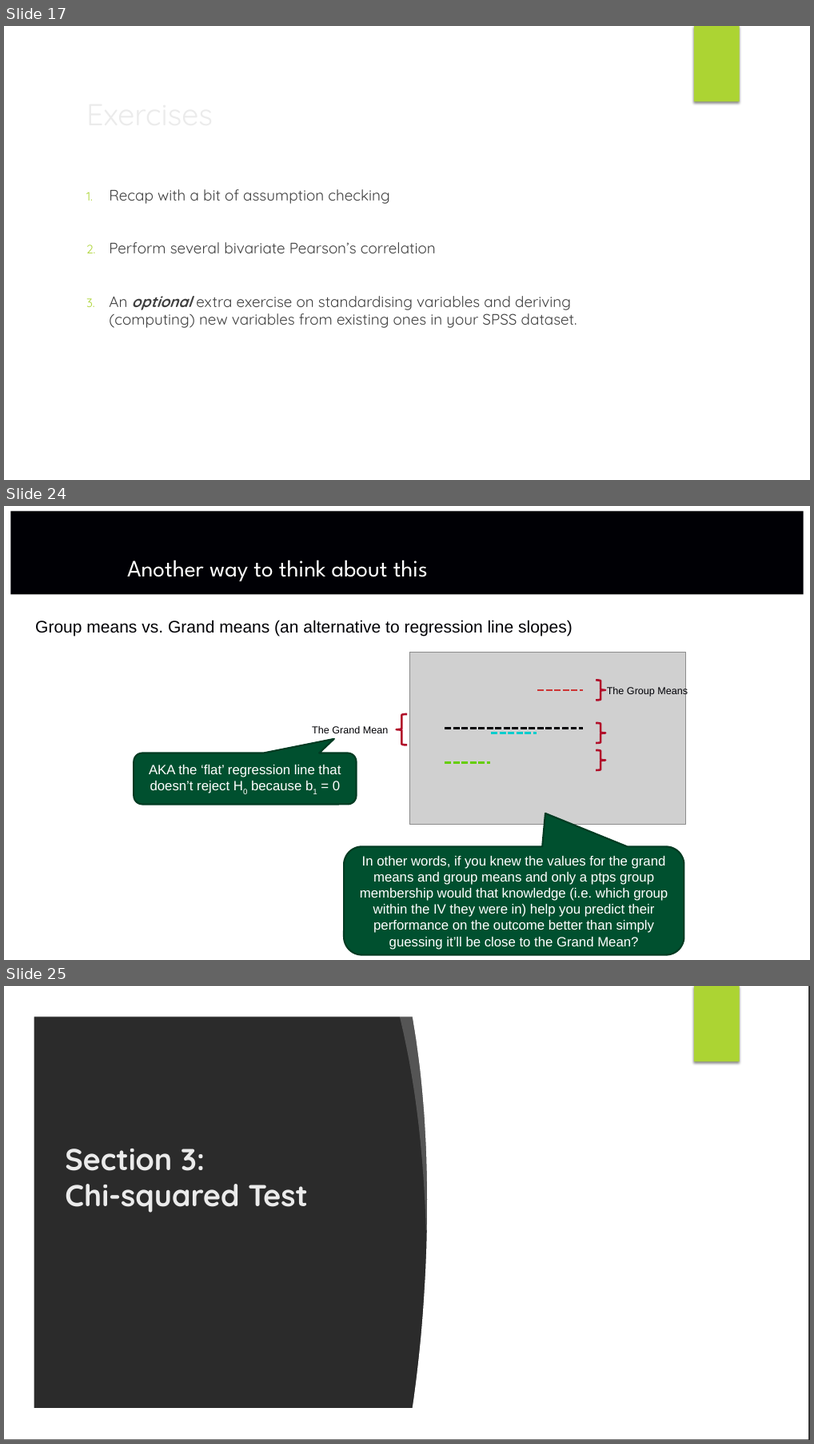
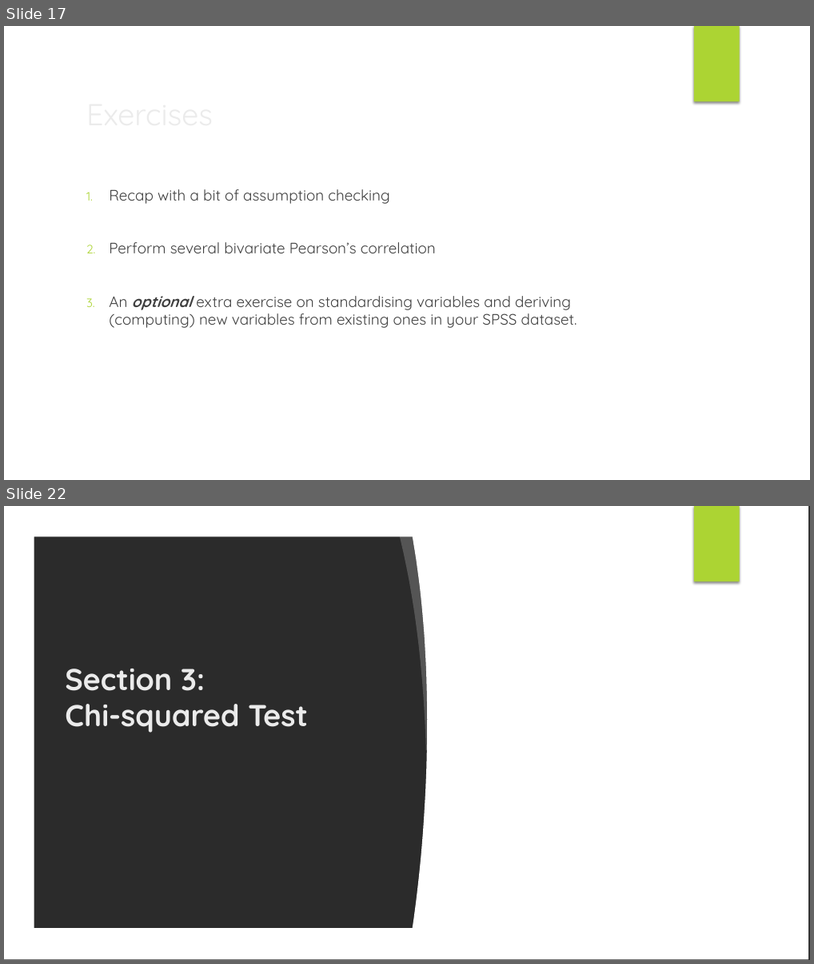
Before and after one commit to Liam-JB-Hill/CAP_pathway_Intro_to_Stats, a slide deck: docs/slides/Session3_master.pptx. Shown one above the other, each under a label of ours: slides 17, 24 and 25 before the commit, slides 17 and 22 after it; the slides between them are not shown. The pictures are 814x1444 and 814x964 pixels, drawn with LibreOffice and Linux fonts; fonts in the diff are those of the drawing; grey boxes stand for pictures; background and template pictures are left out; a plain dark background stands for a picture behind light text. Boxes give left, top, right and bottom in pixels: in the first picture for what was removed or moved away, otherwise in the second. Text is boxed around its words. In the diff, an @@ line names an element or a change of style, - is before the commit and + after.

```diff
--- a/docs/slides/Session3_master.pptx
+++ b/docs/slides/Session3_master.pptx
@@ slide 24 removed at box(4, 506, 810, 960), background #FFFFFF @@
@@ rectangle removed at box(10, 511, 804, 594) @@
@@ title removed at box(127, 560, 428, 581) @@
-Another way to think about this
@@ line removed from (22, 612) to (790, 612) @@
@@ text removed at box(35, 620, 573, 636) @@
-Group means vs. Grand means (an alternative to regression line slopes)
@@ picture removed at box(410, 652, 687, 824) @@
@@ group removed at box(445, 680, 688, 770): 3 lines, 3 right braces, 1 text @@
-The Group Means
@@ left brace removed at box(397, 714, 407, 745) @@
@@ text removed at box(312, 726, 388, 733) @@
-The Grand Mean
@@ line removed from (445, 728) to (583, 728) @@
@@ rounded speech box removed at box(134, 753, 357, 804) @@
-AKA the ‘flat’ regression line that doesn’t reject H0 because b1 = 0
@@ rounded speech box removed at box(344, 847, 685, 955) @@
-In other words, if you knew the values for the grand means and group means and only a ptps group membership would that knowledge (i.e. which group within the IV they were in) help you predict their performance on the outcome better than simply guessing it’ll be close to the Grand Mean?
@@ what was slide 25 is now slide 22 @@
```
Also in this commit, not shown: 2 slides changed, 2 slides added, 4 other slides removed, 15 other files.
